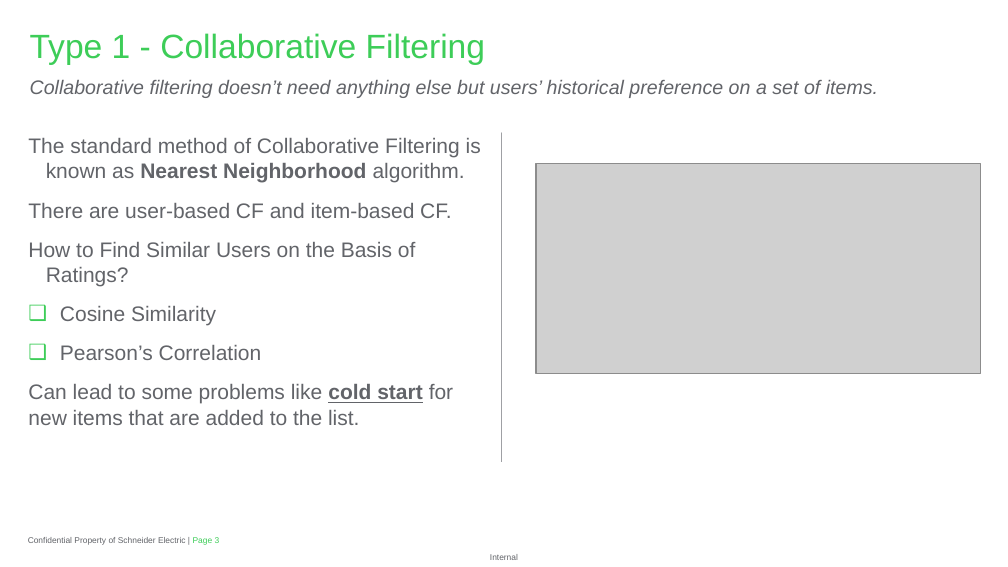
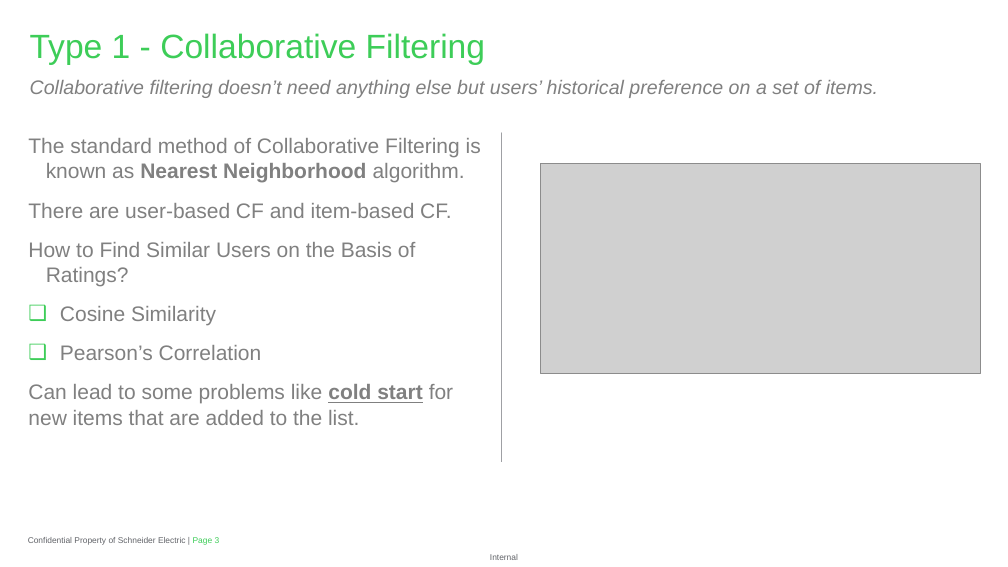
Before and after one commit to ghoshark/Recommender-API-AWS-Personalize, a slide deck: slide 3 of Recommender API with Amazon Personalize.pptx. Drawn at 1008x567 pixels with LibreOffice and Linux fonts; fonts in the diff are those of the drawing; grey boxes stand for pictures; background and template pictures are left out. Boxes give left, top, right and bottom in pixels: in the first picture for what was removed or moved away, otherwise in the second. Text is boxed around its words. In the diff, an @@ line names an element or a change of style, - is before the commit and + after.

```diff
--- a/Recommender API with Amazon Personalize.pptx
+++ b/Recommender API with Amazon Personalize.pptx
@@ text "Collaborative filtering doesn’t need anything ..." at [30,80,878,98]: text colour #626469 to #808080 @@
@@ text "The standard method of Collaborative ..." at [28,138,481,425]: text colour #626469 to #808080 @@
@@ picture: place and size @@
-picture at [536,163,981,374]
+picture at [541,163,981,374]
```
Also in this commit, not shown: 5 other slides changed.
